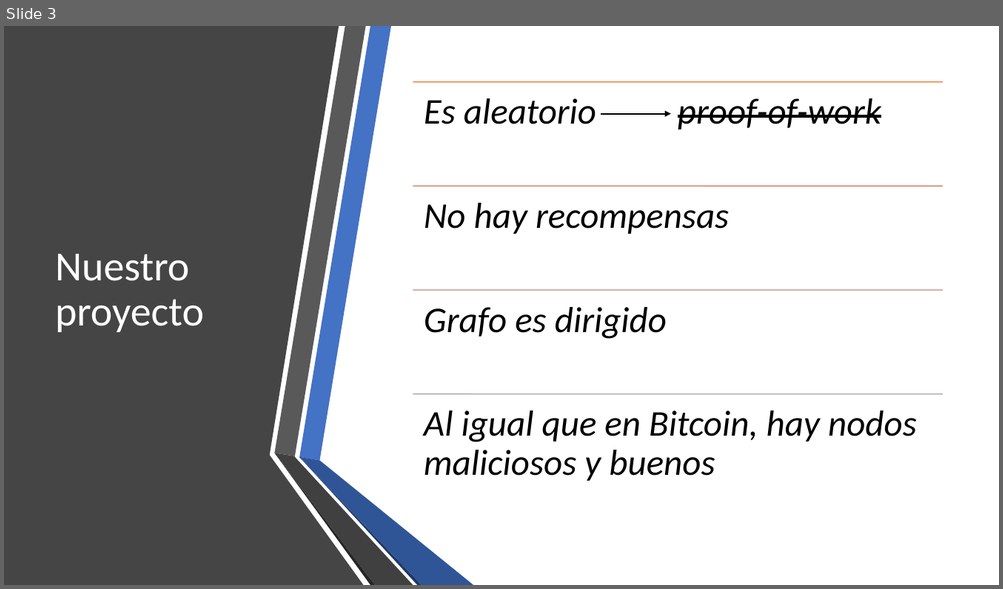
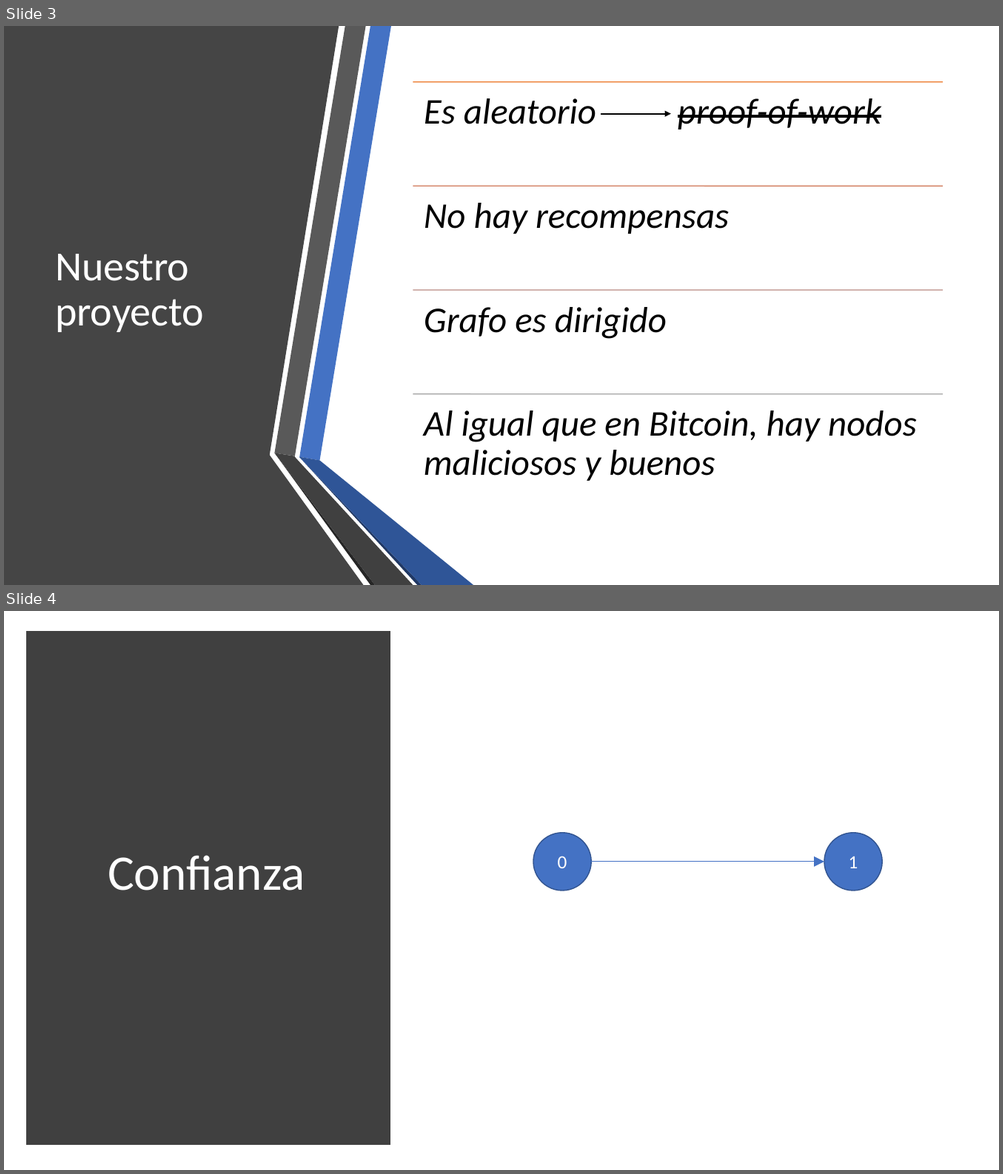
Before and after one commit to jtvigneaux/proyecto-1-criptomonedas, a slide deck: Presentación/Presentación.pptx. Shown one above the other, each under a label of ours: slide 3 before the commit, slides 3 and 4 after it. The pictures are 1003x589 and 1003x1174 pixels, drawn with LibreOffice and Linux fonts; fonts in the diff are those of the drawing. Boxes give left, top, right and bottom in pixels: in the first picture for what was removed or moved away, otherwise in the second. Text is boxed around its words. In the diff, an @@ line names an element or a change of style, - is before the commit and + after.

```diff
--- a/Presentación/Presentación.pptx
+++ b/Presentación/Presentación.pptx
@@ slide 4 added at (x1=4, y1=611, x2=999, y2=1170), background #FFFFFF @@
@@ rectangle added at (x1=31, y1=636, x2=385, y2=1141), fill #404040, outline #404040 10 pt @@
@@ ellipse added at (x1=533, y1=832, x2=591, y2=891), fill #4472C4, outline #325491 1 pt, 18 pt, text #FFFFFF @@
+0
@@ ellipse added at (x1=824, y1=832, x2=882, y2=891), fill #4472C4, outline #325491 1 pt, 18 pt, text #FFFFFF @@
+1
@@ title added at (x1=108, y1=855, x2=305, y2=891), 48 pt, text #FFFFFF @@
+Confianza
@@ arrow added from (591, 862) to (824, 862), #4472C4 0.5 pt @@
```
Also in this commit, not shown: 1 slide changed, 19 other slides added, 2 other files.
